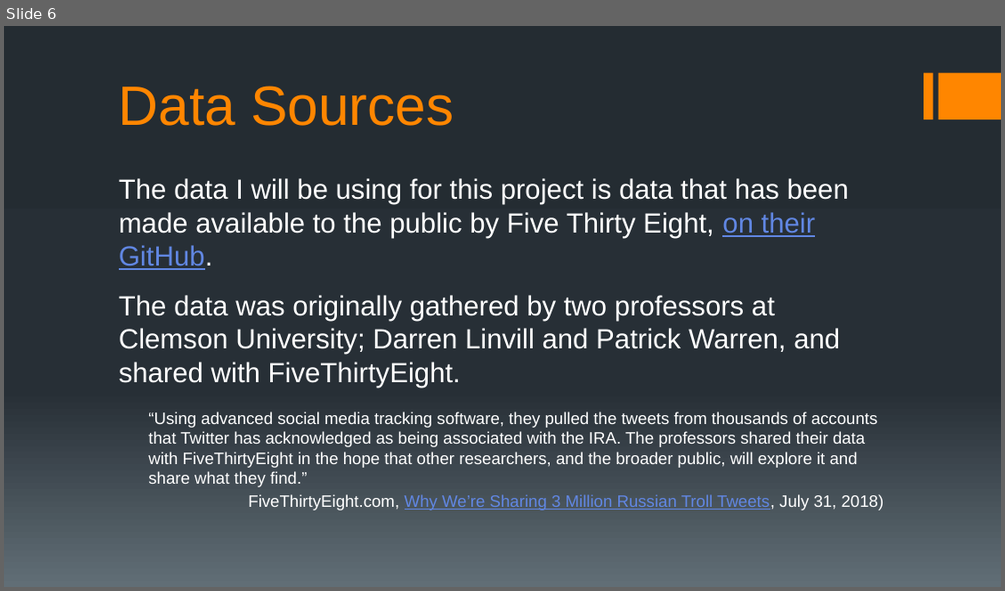
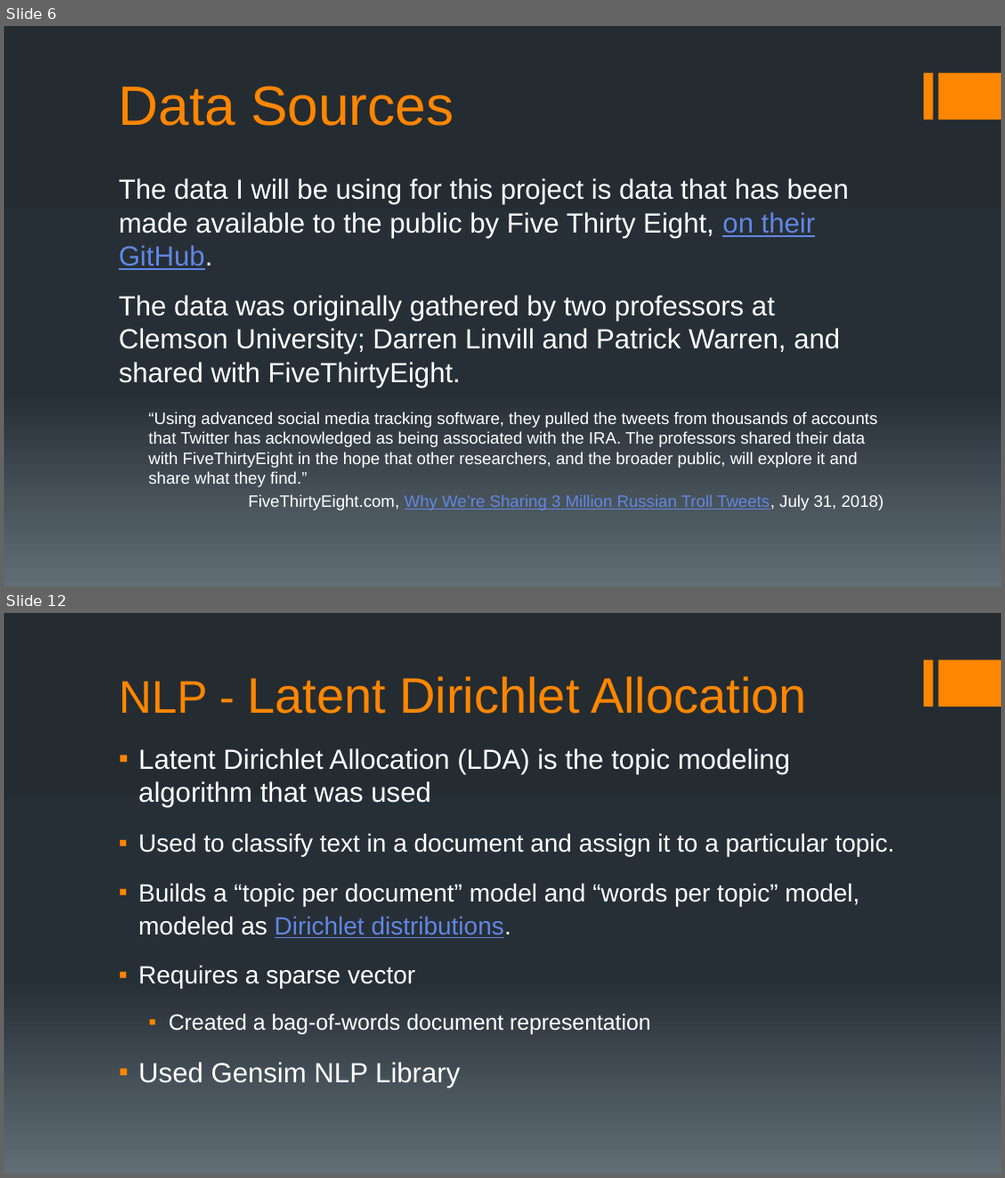
Before and after one commit to chudzikr/Capstone2, a slide deck: reports/Capstone2_Final_Report_Pres.pptx. Shown one above the other, each under a label of ours: slide 6 before the commit, slides 6 and 12 after it; the slides between them are not shown. The pictures are 1005x591 and 1005x1178 pixels, drawn with LibreOffice and Linux fonts; fonts in the diff are those of the drawing. Boxes give left, top, right and bottom in pixels: in the first picture for what was removed or moved away, otherwise in the second. Text is boxed around its words. In the diff, an @@ line names an element or a change of style, - is before the commit and + after.

Commit message:
text edits

```diff
--- a/reports/Capstone2_Final_Report_Pres.pptx
+++ b/reports/Capstone2_Final_Report_Pres.pptx
@@ slide 12 added at (4, 613, 1001, 1174), background gradient #242C33 to #273037 to #636D76; not listed: 2 template elements that a slide beside it also shows @@
@@ title added at (119, 676, 807, 714), 36 pt, text #FF8600 @@
+NLP - Latent Dirichlet Allocation
@@ text added at (138, 748, 895, 1087), 18 pt, text #FFFFFF @@
+▪ Latent Dirichlet Allocation (LDA) is the topic modeling algorithm that was used
+▪ Used to classify text in a document and assign it to a particular topic.
+▪ Builds a “topic per document” model and “words per topic” model, modeled as Dirichlet distributions.
+▪ Requires a sparse vector
+  ▪ Created a bag-of-words document representation
+▪ Used Gensim NLP Library
```
Also in this commit, not shown: 2 slides changed, 9 other slides added, 1 slide removed, 1 other file.
